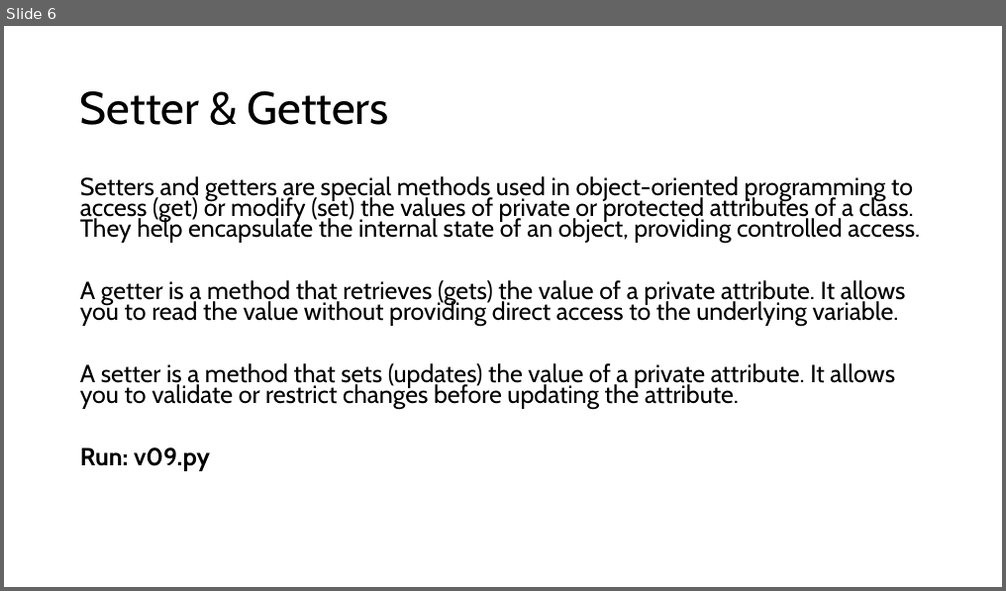
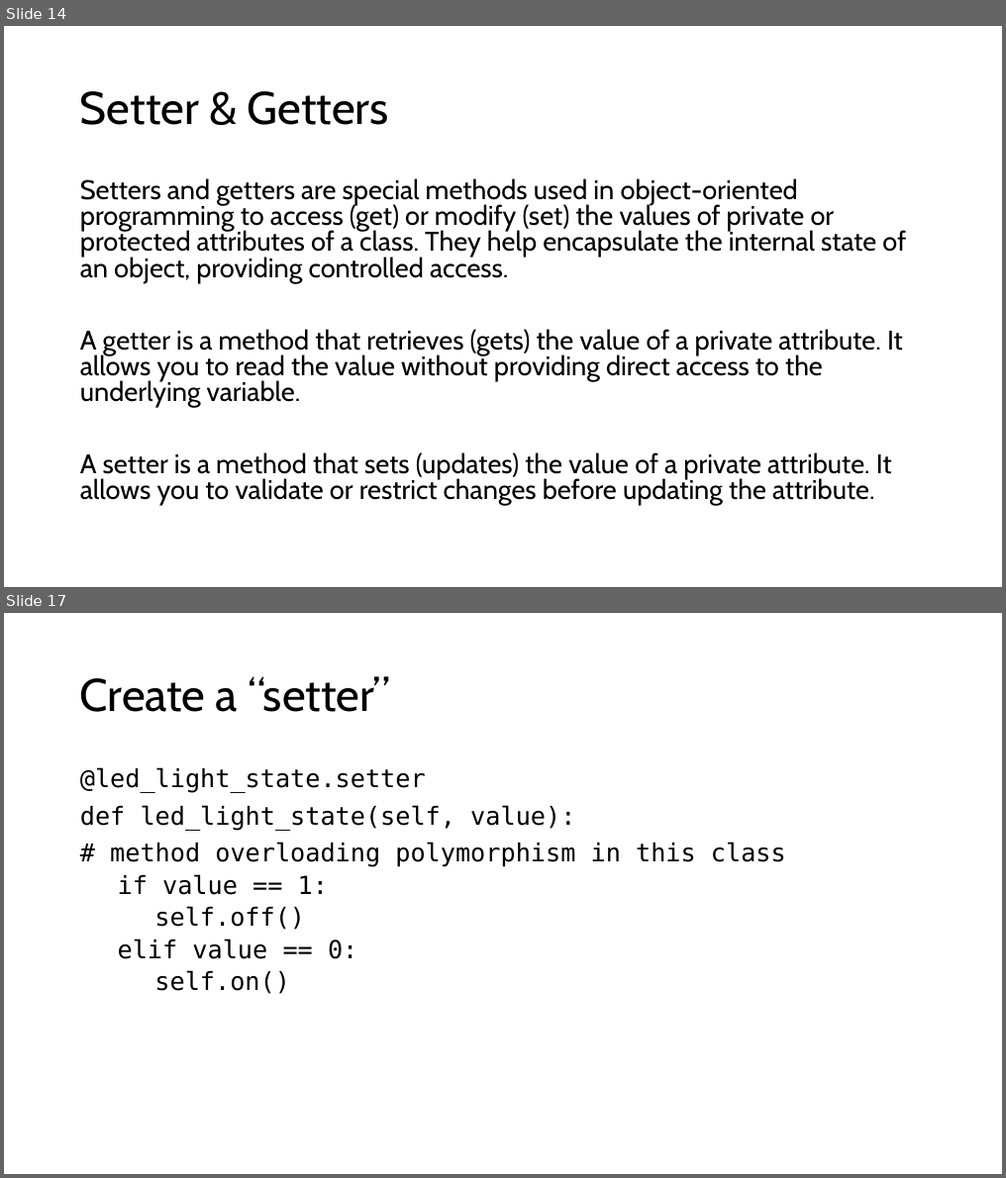
Before and after one commit to TempeHS/MicroPython_OOP_Pi_Pico_Mini_Project_Source, a slide deck: tutorials/presentations/Lecture2.pptx. Shown one above the other, each under a label of ours: slide 6 before the commit, slides 14 and 17 after it; the slides between them are not shown. The pictures are 1006x591 and 1006x1178 pixels, drawn with LibreOffice and Linux fonts; fonts in the diff are those of the drawing. Boxes give left, top, right and bottom in pixels: in the first picture for what was removed or moved away, otherwise in the second. Text is boxed around its words. In the diff, an @@ line names an element or a change of style, - is before the commit and + after.

```diff
--- a/tutorials/presentations/Lecture2.pptx
+++ b/tutorials/presentations/Lecture2.pptx
@@ slide 17 added at (4, 613, 1002, 1174), background #FFFFFF @@
@@ title added at (80, 676, 391, 712), 44 pt, text #000000 @@
+Create a “setter”
@@ text added at (80, 767, 786, 994), 24 pt, text #000000 @@
+@led_light_state.setter
+def led_light_state(self, value):
+# method overloading polymorphism in this class
+  if value == 1:
+    self.off()
+  elif value == 0:
+    self.on()
@@ what was slide 6 is now slide 14 @@
@@ slide 14 changed as well @@
@@ text "Setters and getters are special ..." at (80, 178, 906, 506): size 23.8 to 25.9 pt; line spacing 0.7 to 0.8 @@
@@ text at (80, 448, 210, 471): paragraph removed @@
-Run: v09.py
```
Also in this commit, not shown: 4 other slides changed, 10 other slides added, 14 other files.
